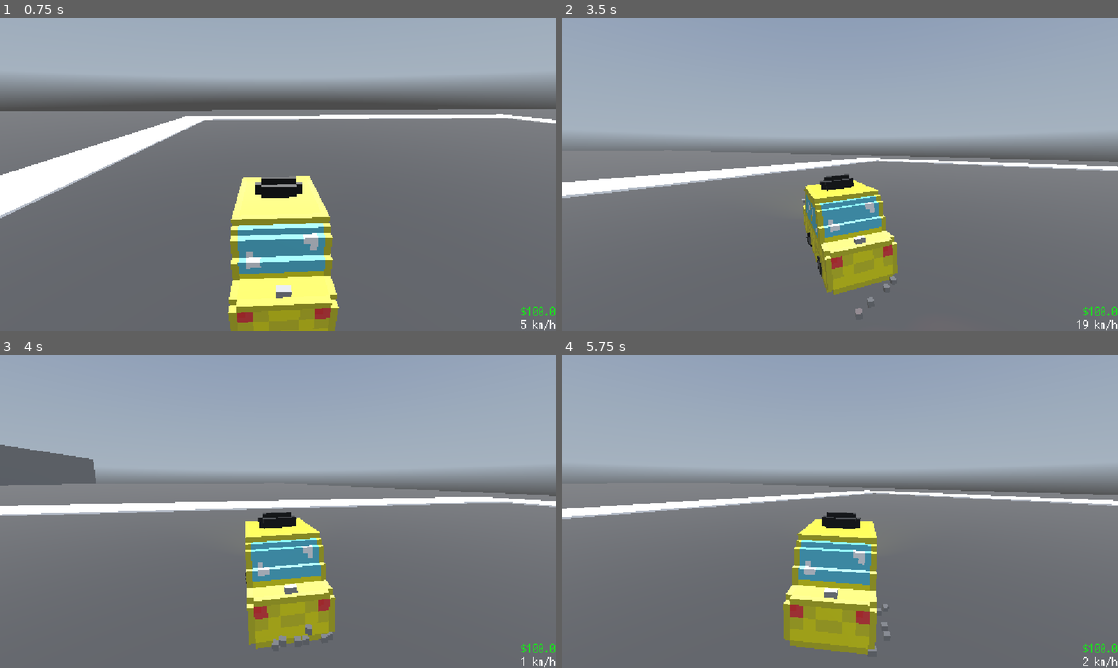
Above: before the commit, frames 1-4 (two rows, left to right).
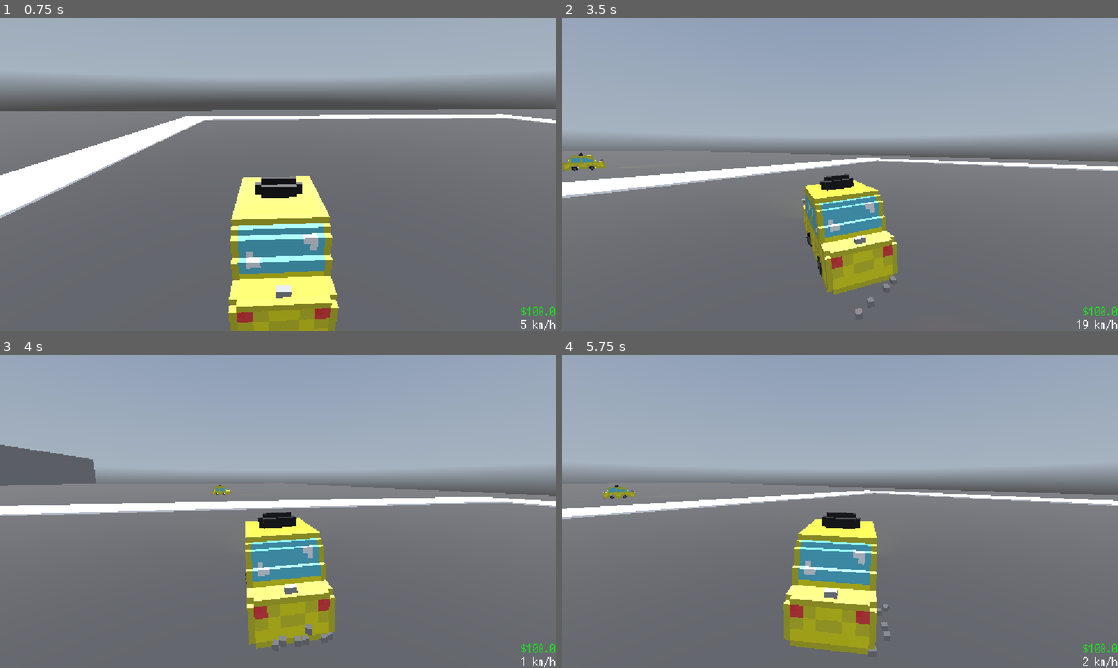
Above: after the commit, the same moments.

Repository: RafaeloxMC/super-taxi-sim
Game: Godot game, scene res://scenes/main_menu.tscn
Same seed, same stepped clock (60 frames per second), same inputs: the game is played once before the commit and once after it. A sky picture missing from this copy of the repository is replaced by a grey-blue gradient.
Inputs:
- Up to frame 1 (0.75 s): click "Play" at 0.5 s
- Up to frame 2 (3.5 s): tap Enter at 1.25 s; hold W (accelerate) 1.28-2.78 s; tap Alt at 1.35, 2.85 s; tap Shift at 2.1 s; hold A (steer_left) from 2.78 s (still down)
- Up to frame 3 (4 s): keep holding A (steer_left); tap Shift at 3.6 s
- Up to frame 4 (5.75 s): release A (steer_left) at 4.28 s; hold S (brake) 4.28-5.03 s; tap Alt at 4.35 s; hold D (steer_right) from 5.03 s (still down); tap Shift at 5.1 s

Frame 1 is identical in both runs. In frame 2, 0.3% of the frame differs, in the area x 0-8%, y 43-49%; in frame 3, less than 0.1%; in frame 4, 0.2%.

Commit message:
Add NPC taxi node

Diff:
--- /dev/null
+++ b/scenes/car.tscn
@@ -0,0 +1,103 @@
+[gd_scene load_steps=7 format=3 uid="uid://485hl1qoq5nu"]
+
+[ext_resource type="PackedScene" uid="uid://cgruhf0xq2sig" path="res://assets/models/taxi.gltf" id="1_qt2eu"]
+[ext_resource type="PackedScene" uid="uid://dpqgq5wsh7vw1" path="res://assets/models/taxi_wheels.gltf" id="2_50v30"]
+
+[sub_resource type="ParticleProcessMaterial" id="ParticleProcessMaterial_jtldb"]
+spread = 0.0
+gravity = Vector3(0, 4, 0)
+linear_accel_min = -2.2351742e-06
+linear_accel_max = -2.2351742e-06
+radial_accel_min = -32.04
+radial_accel_max = 42.109997
+turbulence_enabled = true
+turbulence_noise_strength = 0.5
+turbulence_noise_scale = 3.51
+turbulence_noise_speed = Vector3(0, 1, 0)
+turbulence_noise_speed_random = 0.0
+turbulence_influence_min = 0.0
+turbulence_influence_max = 0.0
+turbulence_initial_displacement_min = 1.490116e-06
+turbulence_initial_displacement_max = 1.0000015
+
+[sub_resource type="StandardMaterial3D" id="StandardMaterial3D_vmegq"]
+albedo_color = Color(0.47058824, 0.47058824, 0.47058824, 0.16078432)
+
+[sub_resource type="BoxMesh" id="BoxMesh_3mrxu"]
+material = SubResource("StandardMaterial3D_vmegq")
+size = Vector3(0.1, 0.1, 0.1)
+
+[sub_resource type="BoxShape3D" id="BoxShape3D_cp117"]
+size = Vector3(1.3999329, 2.0008392, 3.199463)
+
+[node name="Car" type="RigidBody3D"]
+mass = 1.75
+
+[node name="Part" type="Node3D" parent="."]
+
+[node name="RayCast3D" type="RayCast3D" parent="Part"]
+
+[node name="Model" parent="Part" instance=ExtResource("1_qt2eu")]
+transform = Transform3D(0.1, 0, 0, 0, 0.1, 0, 0, 0, 0.1, 0, 0, 0)
+
+[node name="GPUParticles3D" type="GPUParticles3D" parent="Part/Model"]
+transform = Transform3D(10, 0, 0, 0, 10, 0, 0, 0, 10, -6.727935, 1.0279012, -15.84866)
+lifetime = 0.36
+process_material = SubResource("ParticleProcessMaterial_jtldb")
+draw_pass_1 = SubResource("BoxMesh_3mrxu")
+
+[node name="Front Lights" type="Node3D" parent="Part/Model"]
+transform = Transform3D(10, 0, 0, 0, 10, 0, 0, 0, 10, -1.9850981, 0, 0)
+
+[node name="Right" type="SpotLight3D" parent="Part/Model/Front Lights"]
+transform = Transform3D(-1, 0, -8.742278e-08, 0, 1, 0, 8.742278e-08, 0, -1, -0.54945457, 1.0487045, 1.499769)
+light_color = Color(1, 1, 0.3529412, 1)
+spot_range = 15.0
+
+[node name="Left" type="SpotLight3D" parent="Part/Model/Front Lights"]
+transform = Transform3D(-1, 0, -8.742278e-08, 0, 1, 0, 8.742278e-08, 0, -1, 0.54689085, 1.0487045, 1.499769)
+light_color = Color(1, 1, 0.3529412, 1)
+spot_range = 15.0
+
+[node name="Back Lights" type="Node3D" parent="Part/Model"]
+
+[node name="Left" type="SpotLight3D" parent="Part/Model/Back Lights"]
+transform = Transform3D(1, 0, 0, 0, 1, 0, 0, 0, 1, 3.001744, 6.997325, -16.069029)
+light_color = Color(1, 0.36778843, 0.3002166, 1)
+spot_range = 10.0
+
+[node name="Right" type="SpotLight3D" parent="Part/Model/Back Lights"]
+transform = Transform3D(1, 0, 0, 0, 1, 0, 0, 0, 1, -7.002406, 6.997325, -16.069029)
+light_color = Color(1, 0.36778843, 0.3002166, 1)
+spot_range = 10.0
+
+[node name="Wheels" type="Node3D" parent="Part/Model"]
+transform = Transform3D(10, 0, 0, 0, 10, 0, 0, 0, 10, 0, 0, 0)
+
+[node name="br" type="Node3D" parent="Part/Model/Wheels"]
+transform = Transform3D(1, 0, 0, 0, 1, 0, 0, 0, 1, -0.65, 0.2, -0.8)
+
+[node name="Wheel" parent="Part/Model/Wheels/br" instance=ExtResource("2_50v30")]
+transform = Transform3D(0.1, 0, 0, 0, 0.1, 0, 0, 0, 0.1, 0.049999952, -0.2, 0.100000024)
+
+[node name="bl" type="Node3D" parent="Part/Model/Wheels"]
+transform = Transform3D(1, 0, 0, 0, 1, 0, 0, 0, 1, 0.65, 0.2, -0.8)
+
+[node name="Wheel" parent="Part/Model/Wheels/bl" instance=ExtResource("2_50v30")]
+transform = Transform3D(0.1, 0, 0, 0, 0.1, 0, 0, 0, 0.1, 0.050000012, -0.2, 0.100000024)
+
+[node name="fr" type="Node3D" parent="Part/Model/Wheels"]
+transform = Transform3D(1, 0, 0, 0, 1, 0, 0, 0, 1, -0.65, 0.2, 0.5)
+
+[node name="Wheel" parent="Part/Model/Wheels/fr" instance=ExtResource("2_50v30")]
+transform = Transform3D(0.1, 0, 0, 0, 0.1, 0, 0, 0, 0.1, 0.049999952, -0.2, 0.100000024)
+
+[node name="fl" type="Node3D" parent="Part/Model/Wheels"]
+transform = Transform3D(1, 0, 0, 0, 1, 0, 0, 0, 1, 0.65, 0.2, 0.5)
+
+[node name="Wheel" parent="Part/Model/Wheels/fl" instance=ExtResource("2_50v30")]
+transform = Transform3D(0.1, 0, 0, 0, 0.1, 0, 0, 0, 0.1, 0.050000012, -0.2, 0.100000024)
+
+[node name="CollisionShape3D" type="CollisionShape3D" parent="."]
+transform = Transform3D(1, 0, 0, 0, 1, 0, 0, 0, 1, 0.000289917, 1.0005722, -0.00061035156)
+shape = SubResource("BoxShape3D_cp117")
--- a/scenes/world.tscn
+++ b/scenes/world.tscn
@@ -6,6 +6,7 @@
 [ext_resource type="PackedScene" uid="uid://b72tgd6dopu1q" path="res://scenes/ingame_ui.tscn" id="4_71j4m"]
 [ext_resource type="PackedScene" uid="uid://vlep5dj13ss2" path="res://scenes/speed_trap.tscn" id="5_71j4m"]
 [ext_resource type="PackedScene" uid="uid://471qwxjmrmmt" path="res://scenes/killzone.tscn" id="6_qfnet"]
+[ext_resource type="PackedScene" uid="uid://485hl1qoq5nu" path="res://scenes/car.tscn" id="7_i7141"]
 
 [sub_resource type="StandardMaterial3D" id="StandardMaterial3D_qfnet"]
 albedo_color = Color(0.33660772, 0.33660758, 0.3366076, 1)
@@ -117,3 +118,6 @@
 [node name="CollisionShape3D" type="CollisionShape3D" parent="Killzone"]
 transform = Transform3D(1, 0, 0, 0, 1, 0, 0, 0, 1, 0, -2.7610574, 0)
 shape = SubResource("WorldBoundaryShape3D_i7141")
+
+[node name="Car" parent="." instance=ExtResource("7_i7141")]
+transform = Transform3D(1, 0, 0, 0, 1, 0, 0, 0, 1, 36.229774, 10.057867, 11.458221)
Not shown: 1 places in scenes/world.tscn that only renumber resources
